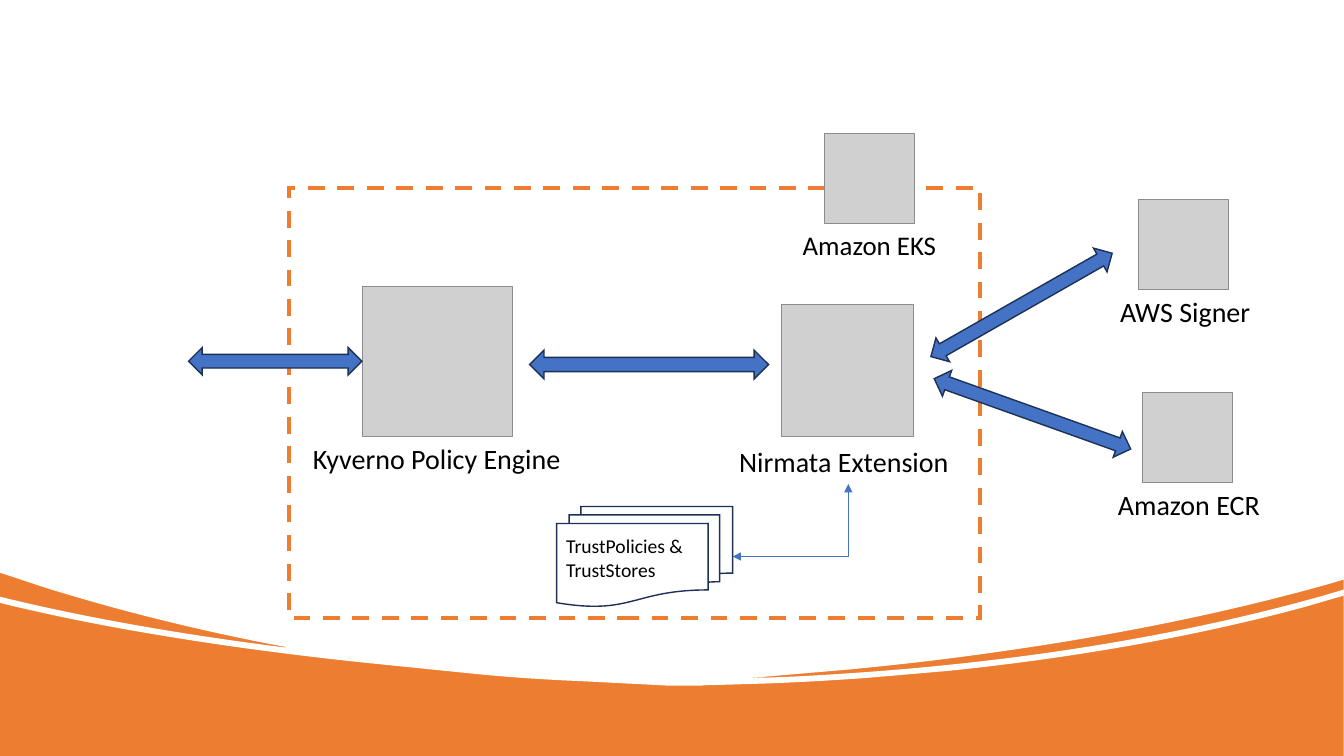
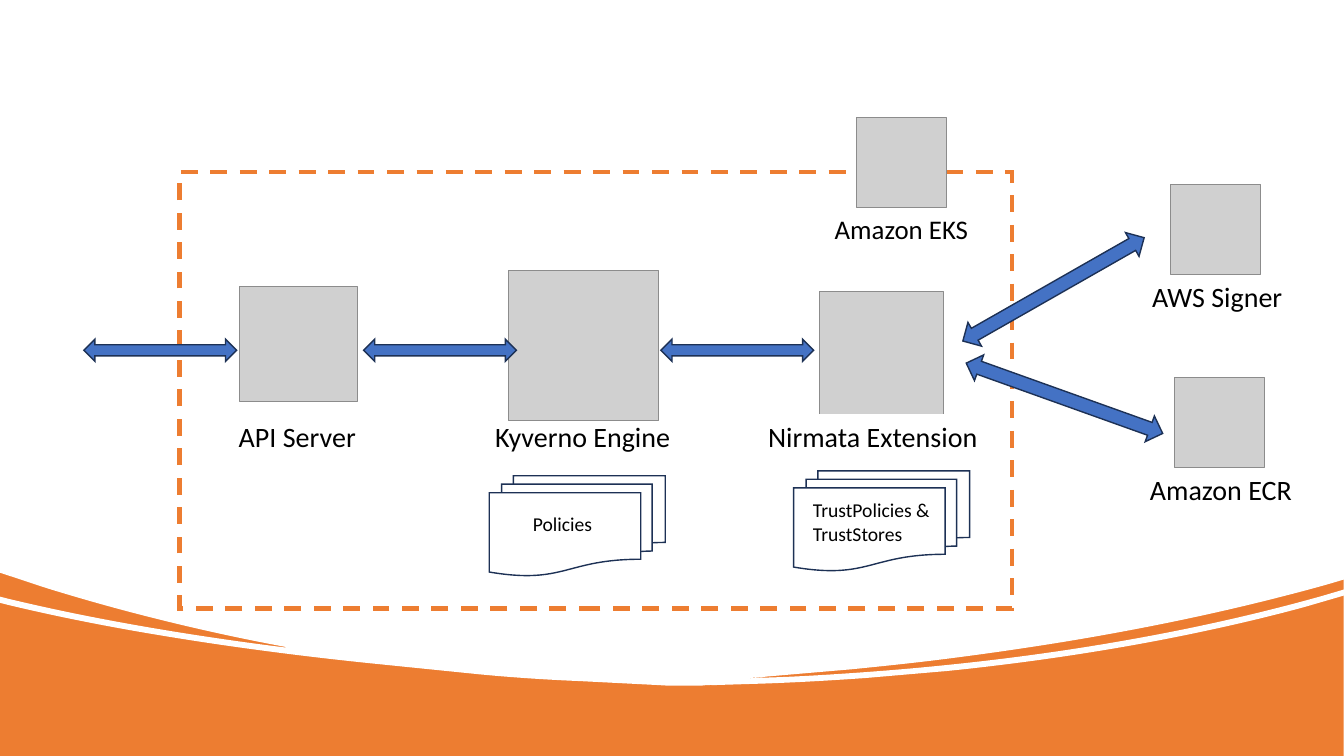
Before and after one commit to nirmata/kyverno-notation-aws, a slide deck: slide 1 of img/kyverno-notation-aws.pptx. Drawn at 1344x756 pixels with LibreOffice and Linux fonts; fonts in the diff are those of the drawing; grey boxes stand for pictures. Boxes give left, top, right and bottom in pixels: in the first picture for what was removed or moved away, otherwise in the second. Text is boxed around its words. In the diff, an @@ line names an element or a change of style, - is before the commit and + after.

```diff
--- a/img/kyverno-notation-aws.pptx
+++ b/img/kyverno-notation-aws.pptx
@@ rectangle: place and size @@
-rectangle at bbox=[289, 188, 980, 618]
+rectangle at bbox=[179, 172, 1012, 609]
@@ left right arrow: place and size @@
-left right arrow at bbox=[924, 241, 1119, 369]
+left right arrow at bbox=[957, 225, 1152, 352]
@@ picture added at bbox=[240, 286, 358, 401] @@
@@ picture: place and size @@
-picture at bbox=[362, 286, 512, 437]
+picture at bbox=[508, 270, 658, 420]
@@ picture: place and size @@
-picture at bbox=[781, 304, 913, 437]
+picture at bbox=[820, 291, 943, 414]
@@ left right arrow: place and size @@
-left right arrow at bbox=[189, 348, 362, 375]
+left right arrow at bbox=[84, 340, 237, 362]
@@ left right arrow added at bbox=[364, 340, 517, 362], fill #4472C4, outline #1E3256 1 pt @@
@@ left right arrow: place and size @@
-left right arrow at bbox=[529, 350, 768, 379]
+left right arrow at bbox=[661, 340, 815, 362]
@@ 3 texts, 2 pictures, 1 left right arrow: place and size @@
-3 texts, 2 pictures, 1 left right arrow at bbox=[803, 133, 1260, 516]
+3 texts, 2 pictures, 1 left right arrow at bbox=[835, 118, 1292, 501]
@@ picture: place and size @@
-picture at bbox=[1142, 393, 1232, 483]
+picture at bbox=[1175, 377, 1264, 467]
@@ text "Nirmata Extension": place and size @@
-text "Nirmata Extension" at bbox=[739, 452, 949, 473]
+text "Nirmata Extension" at bbox=[768, 427, 978, 448]
@@ text added at bbox=[239, 428, 356, 448], 20 pt, text #000000 @@
+API Server
@@ text at bbox=[495, 427, 670, 452]: text changed @@
-Kyverno Policy Engine
+Kyverno Engine
@@ flow chart multidocument added at bbox=[489, 476, 665, 576], outline #1E3256 1 pt @@
@@ flow chart multidocument: place and size @@
-flow chart multidocument at bbox=[557, 506, 733, 606]
+flow chart multidocument at bbox=[793, 471, 970, 571]
@@ elbow double arrow removed from (733, 557) to (849, 484) @@
@@ text "TrustPolicies & TrustStores": place and size @@
-text "TrustPolicies & TrustStores" at bbox=[566, 539, 665, 577]
+text "TrustPolicies & TrustStores" at bbox=[813, 503, 912, 541]
@@ text added at bbox=[533, 517, 592, 531], 14 pt, text #000000 @@
+Policies
```
Also in this commit, not shown: 1 other file.
